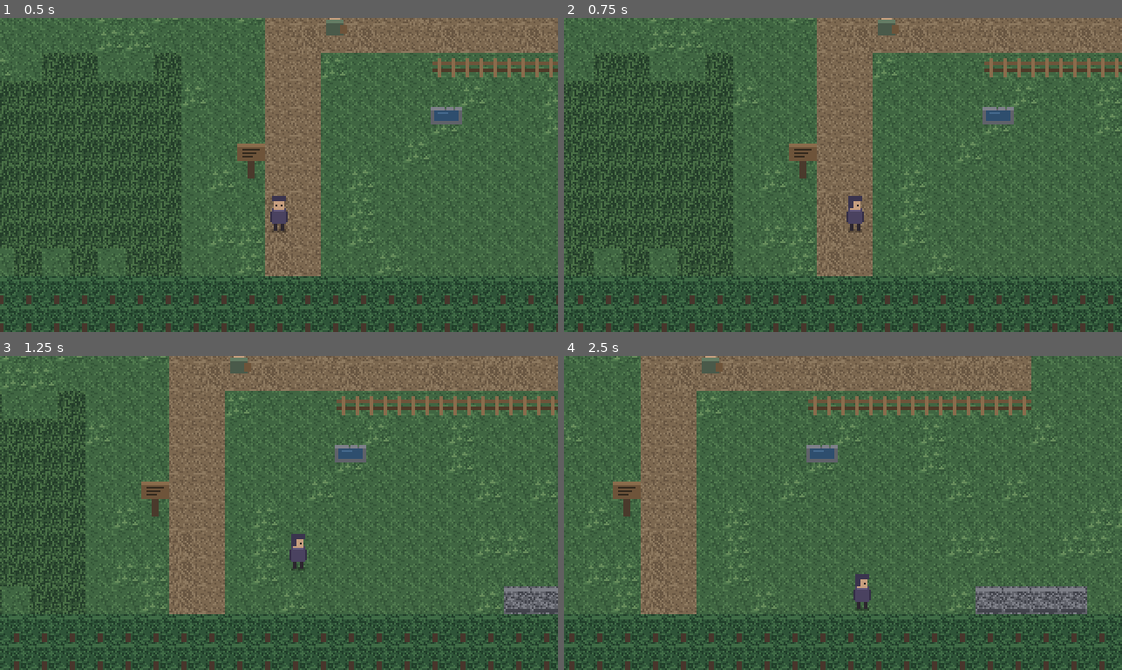
Above: before the commit, frames 1-4 (two rows, left to right).
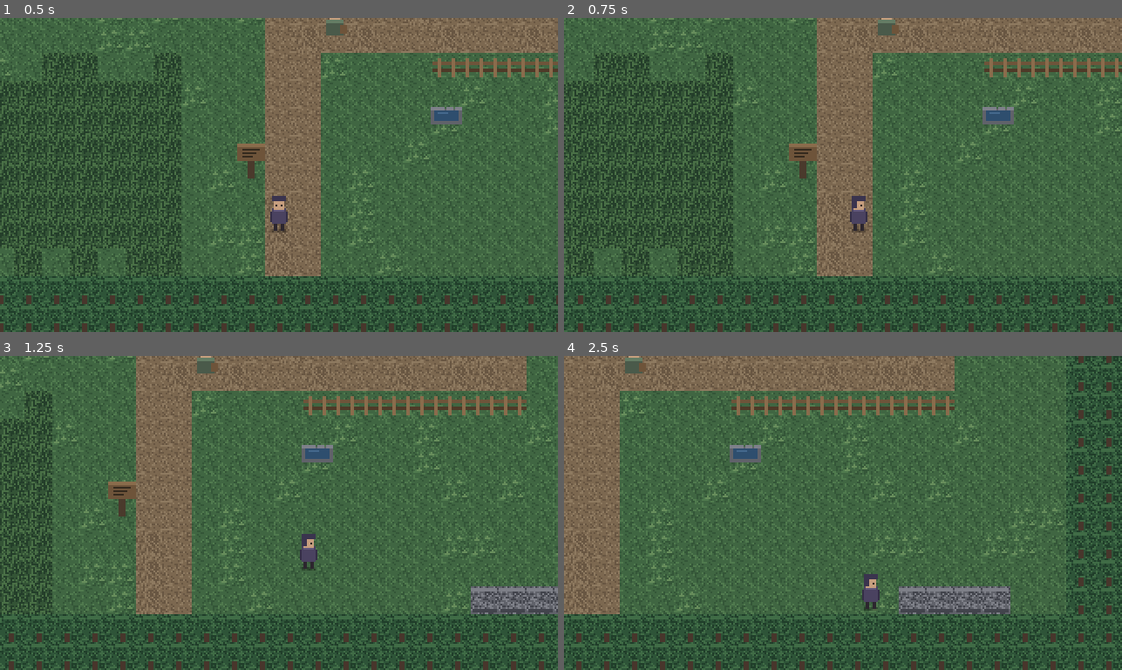
Above: after the commit, the same moments.

Repository: ducetruce/game
Game: Godot game, scene res://scenes/overworld/overworld.tscn
The game is run twice, just before and just after one commit, with the same random seed, the same clock (stepped at 60 frames per second) and the same inputs.
Inputs:
- Up to frame 1 (0.5 s): no input
- Up to frame 2 (0.75 s): tap Enter at 0.5 s; hold D (move_right) from 0.53 s (still down); hold Shift (run) from 0.53 s (still down)
- Up to frame 3 (1.25 s): keep holding D (move_right); keep holding Shift (run)
- Up to frame 4 (2.5 s): release D (move_right) at 1.28 s; release Shift (run) at 1.28 s; hold S (move_down) 1.28-2.03 s; tap Z (interact) at 1.35 s; tap Shift (run) at 1.55 s; hold D (move_right) from 2.03 s (still down); hold Shift (run) from 2.03 s (still down)

Frame 1 is identical in both runs. In frame 2, 0.2% of the frame differs, in the area x 50-55%, y 56-69%; in frame 3, 28%; in frame 4, 35%, in the area x 0-100%, y 0-100%.

Commit message:
Fix interaction (sign/spring/shop all broken) and bump movement speed
Playtesting found the shop unreachable/unresponsive. Chased it down with
the real Godot binary rather than guessing from the source, since every
earlier bug this session was invisible until actually run.

Root cause: InteractionProbe (the player's interaction Area2D) had
monitorable = false, set on the assumption that it only controls whether
OTHER areas can detect this one -- irrelevant here, since nothing monitors
the probe. In this Godot 4.3 build it also silently breaks the area's own
ability to detect bodies via monitoring, despite monitoring = true being
set correctly. Confirmed with a from-scratch minimal reproduction (bare
Area2D + StaticBody2D, no other project code) isolated to that one
property: removing monitorable = false was the entire fix, verified by
toggling it back on and off in the same minimal scene.

This broke every interactable identically, since sign, spring, and shop
all go through the same probe -- not a shop-specific bug, though the shop
was the only one visibly reported broken (the sign and spring may never
have actually worked either; this is the first time the game has been
played by anyone). Verified all three now work end to end: walked the
player into each via real simulated input (not teleporting) in the actual
running game, confirmed the probe reports the overlap, and confirmed
interact opens the dialogue box or shop menu as appropriate.

Also bumped WALK_SPEED (58->84) and RUN_SPEED (104->150), keeping the
speed ratio, after movement was reported as sluggish. The original numbers
were tuned blind before the game had ever been run; crossing the base
320px viewport now takes ~3.8s walking instead of ~5.5s.

Re-verified after both fixes: clean --import, all four entry-point scenes
boot with zero errors, data validator passes.

Co-Authored-By: Claude Sonnet 5 <noreply@anthropic.com>
Claude-Session: https://claude.ai/code/session_01KqDWnzjoFFAM1KXhCF3S2g

Diff:
--- a/scenes/overworld/player.tscn
+++ b/scenes/overworld/player.tscn
@@ -27,7 +27,6 @@
 position = Vector2(0, -8)
 collision_layer = 0
 collision_mask = 1
-monitorable = false
 
 [node name="CollisionShape2D" type="CollisionShape2D" parent="InteractionProbe"]
 shape = SubResource("RectangleShape2D_probe")
--- a/src/overworld/player.gd
+++ b/src/overworld/player.gd
@@ -10,8 +10,11 @@
 ## Frame order in the sprite sheet matches these values exactly.
 enum Facing { DOWN, UP, LEFT, RIGHT }
 
-const WALK_SPEED := 58.0
-const RUN_SPEED := 104.0
+## First tuned blind, before the game had ever been played; bumped ~45%
+## after actual playtesting reported walking as sluggish. Crossing the base
+## 320px-wide viewport now takes about 3.8s walking, 2.1s running.
+const WALK_SPEED := 84.0
+const RUN_SPEED := 150.0
 ## High enough that input feels instant, low enough to take the edge off
 ## direction changes. Pure snap movement reads as slippery at this tile size.
 const ACCELERATION := 720.0
